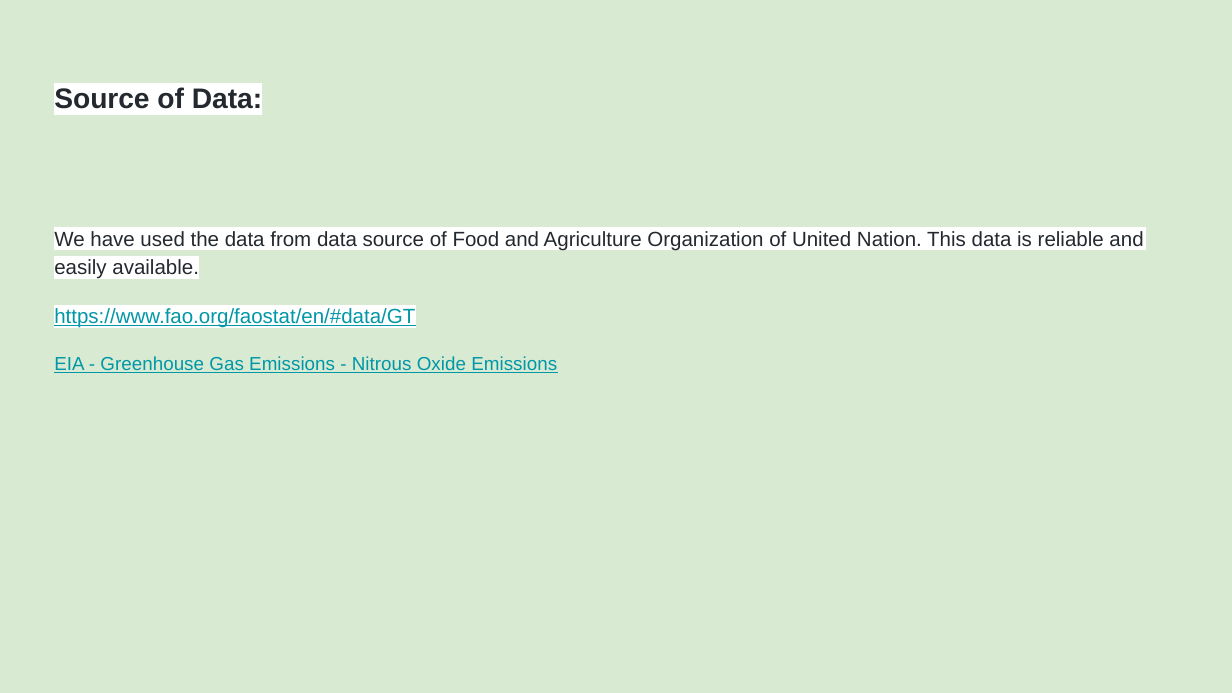
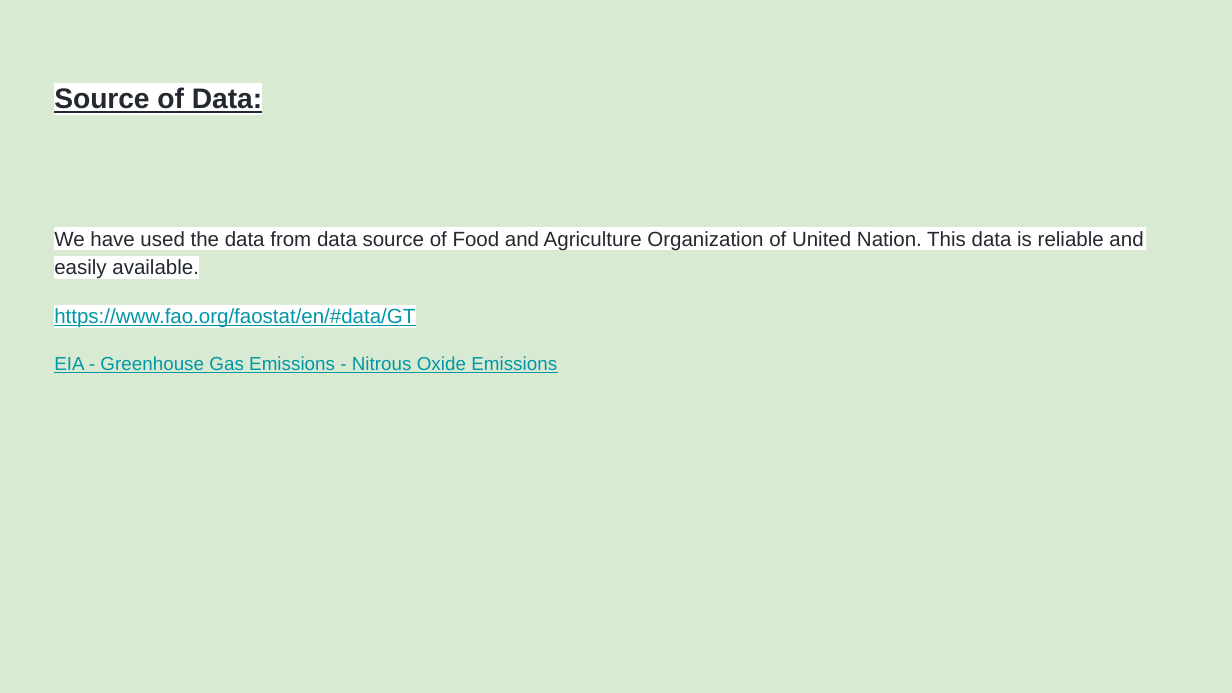
Before and after one commit to bireshk/DataAnalyticsProject, a slide deck: slide 12 of Dashboard_S2_RT.pptx (slide 13 before the commit). Drawn at 1232x693 pixels with LibreOffice and Linux fonts; fonts in the diff are those of the drawing. Boxes give left, top, right and bottom in pixels: in the first picture for what was removed or moved away, otherwise in the second. Text is boxed around its words. In the diff, an @@ line names an element or a change of style, - is before the commit and + after.

```diff
--- a/Dashboard_S2_RT.pptx
+++ b/Dashboard_S2_RT.pptx
@@ title "Source of Data:" at [54,87,262,113]: underline on @@
```
Also in this commit, not shown: 4 other slides changed, 2 slides added.
